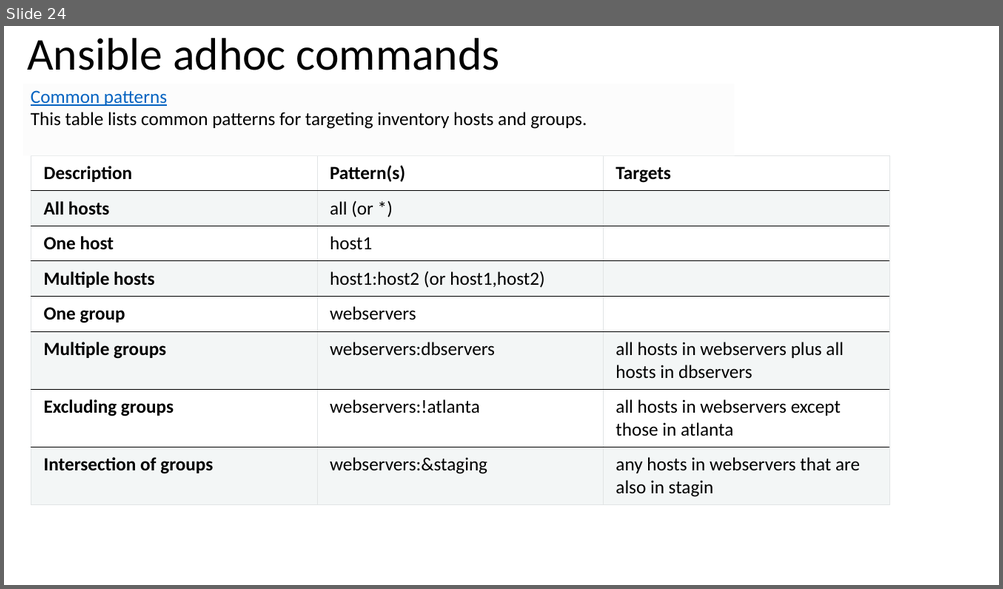
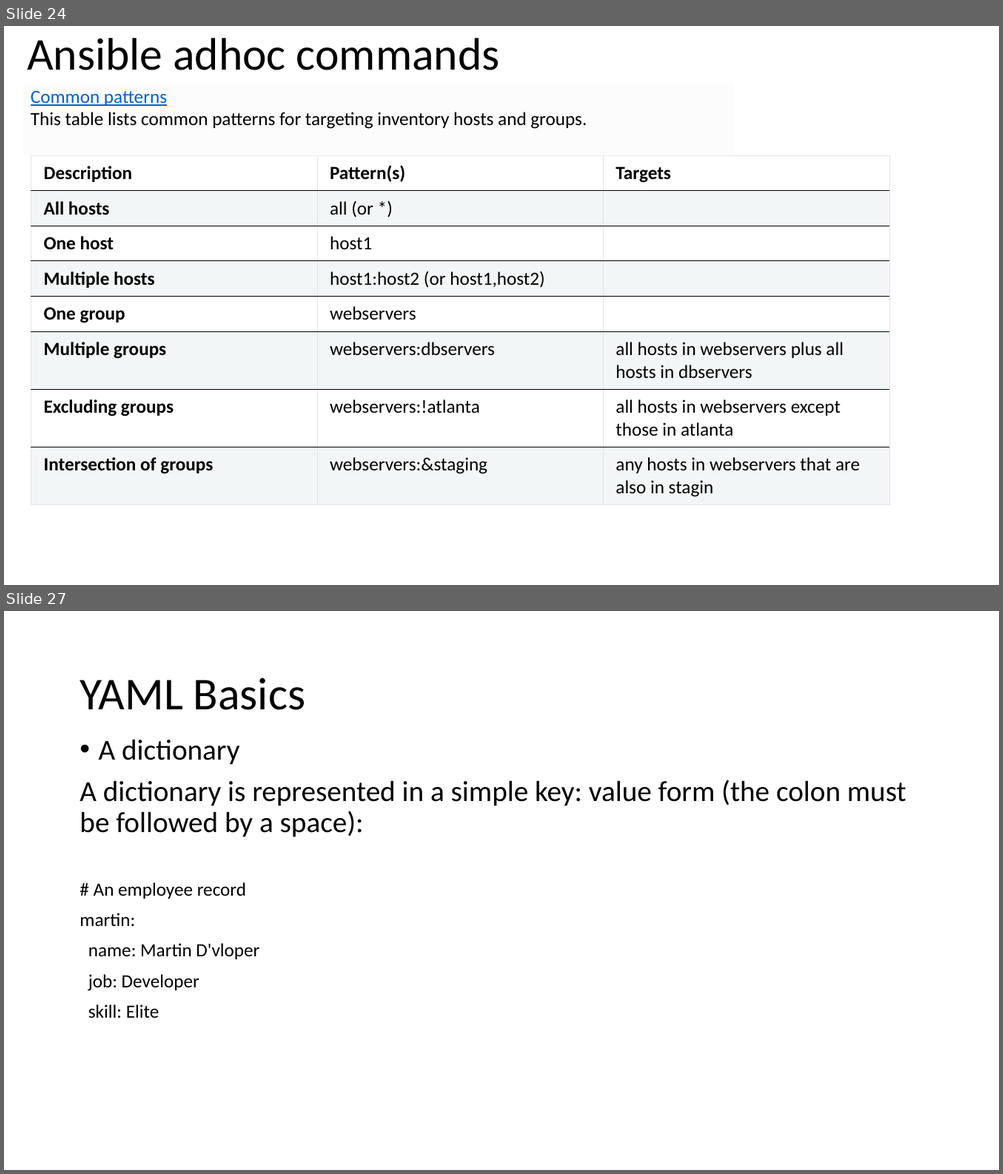
Before and after one commit to afrinafi/ansibletraining, a slide deck: Ansible.pptx. Shown one above the other, each under a label of ours: slide 24 before the commit, slides 24 and 27 after it; the slides between them are not shown. The pictures are 1003x589 and 1003x1174 pixels, drawn with LibreOffice and Linux fonts; fonts in the diff are those of the drawing. Boxes give left, top, right and bottom in pixels: in the first picture for what was removed or moved away, otherwise in the second. Text is boxed around its words. In the diff, an @@ line names an element or a change of style, - is before the commit and + after.

```diff
--- a/Ansible.pptx
+++ b/Ansible.pptx
@@ slide 27 added at bbox=[4, 611, 999, 1170], background #FFFFFF @@
@@ title added at bbox=[79, 678, 305, 710], 44 pt, text #000000 @@
+YAML Basics
@@ text added at bbox=[79, 739, 906, 1019], 28 pt, text #000000 @@
+• A dictionary
+A dictionary is represented in a simple key: value form (the colon must be followed by a space):
+# An employee record
+martin:
+name: Martin D'vloper
+job: Developer
+skill: Elite
```
Also in this commit, not shown: 1 slide changed, 21 other slides added.
